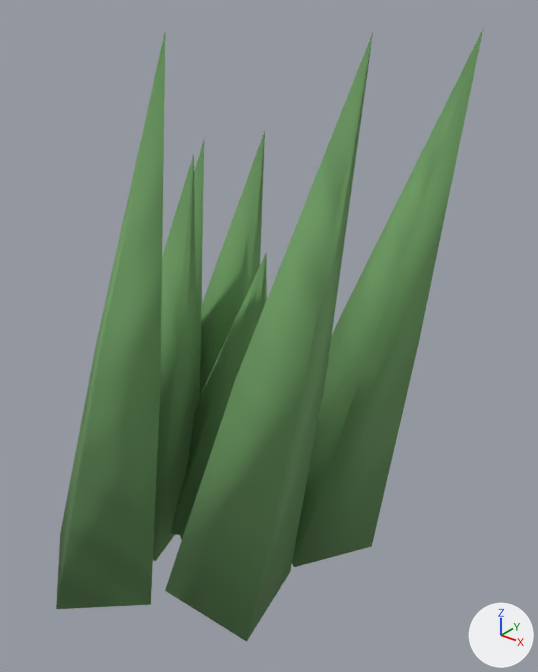
The glTF model assets/styles/bright_clay/models/foliage_grass_green.glb: old version first, new version second.
Before and after are seen from a 50 mm lens placed at (0.794, -0.894, 1.049), pointed at (0.098, -0.023, 0.509). Lighting does not change. The marker at lower right points along +X, +Y and +Z. The first picture is the older version. Vertices at exactly the same position are counted once.

In view in the first picture: 'scenery_leaf'.
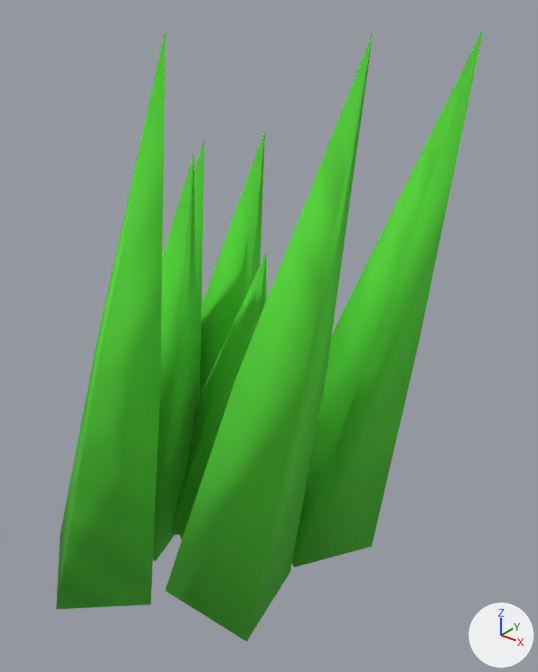
Location of each change, (x1, y1, x2, y2) in pixels of the pictures (538 x 672 px):
part 1 of me_cone_001, recoloured
    both: (56, 30, 483, 642)

The change, as a diff of the scene's bpy script:
```diff
--- a/assets/styles/bright_clay/models/foliage_grass_green.glb.py
+++ b/assets/styles/bright_clay/models/foliage_grass_green.glb.py
@@ me_cone_001 @@
 me_cone_001.from_pydata(...)  # 90 vertices, 144 faces; spans x -0.339..0.364, y -0.379..0.201, z -0.32..0.645
 # used by ob_scenery_leaf; location = (0.0, 0.0, 0.35)
+# me_cone_001 part 1: 144 faces centred in x -0.269..0.312, y -0.326..0.155, z -0.303..0.341 are repainted in the vertex colours; the middle colour goes from green #6f9e64 to green #55d936
 me_cone_001.materials.append(mat_handworked_clay)
```
